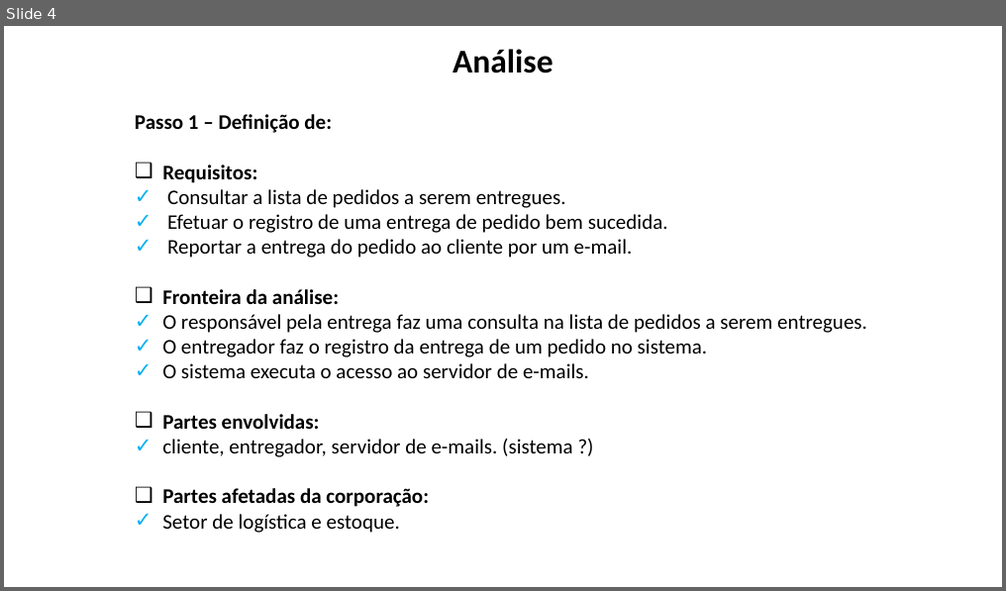
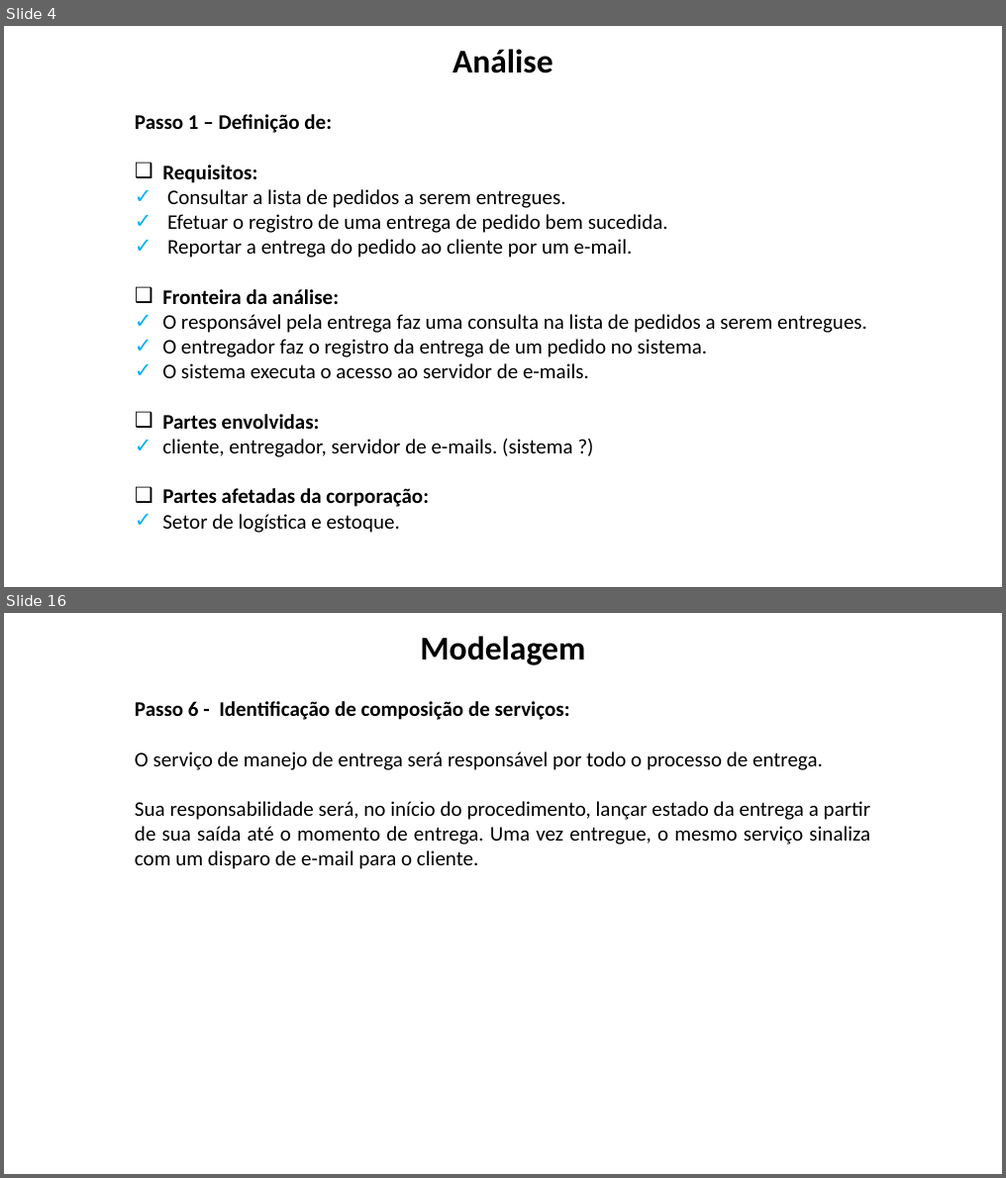
Before and after one commit to dm112-dupla/final-project, a slide deck: Trabalho 1 - DM112.pptx. Shown one above the other, each under a label of ours: slide 4 before the commit, slides 4 and 16 after it; the slides between them are not shown. The pictures are 1006x591 and 1006x1178 pixels, drawn with LibreOffice and Linux fonts; fonts in the diff are those of the drawing; background and template pictures are left out. Boxes give left, top, right and bottom in pixels: in the first picture for what was removed or moved away, otherwise in the second. Text is boxed around its words. In the diff, an @@ line names an element or a change of style, - is before the commit and + after.

```diff
--- a/Trabalho 1 - DM112.pptx
+++ b/Trabalho 1 - DM112.pptx
@@ slide 16 added at bbox=[4, 613, 1002, 1174], background picture (left out) @@
@@ text added at bbox=[420, 636, 585, 665], 32 pt, text #000000, bold @@
+Modelagem
@@ text added at bbox=[135, 701, 870, 869], 20 pt, text #000000 @@
+Passo 6 - Identificação de composição de serviços:
+O serviço de manejo de entrega será responsável por todo o processo de entrega.
+Sua responsabilidade será, no início do procedimento, lançar estado da entrega a partir de sua saída até o momento de entrega. Uma vez entregue, o mesmo serviço sinaliza com um disparo de e-mail para o cliente.
```
Also in this commit, not shown: 4 slides changed, 10 other slides added, 4 slides removed.
